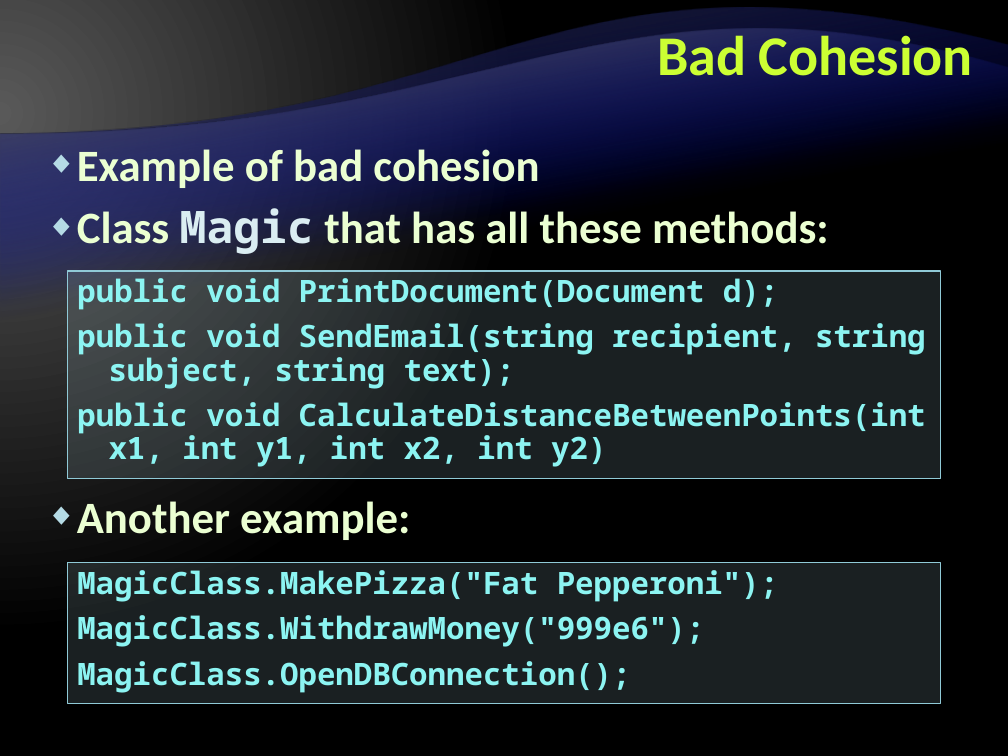
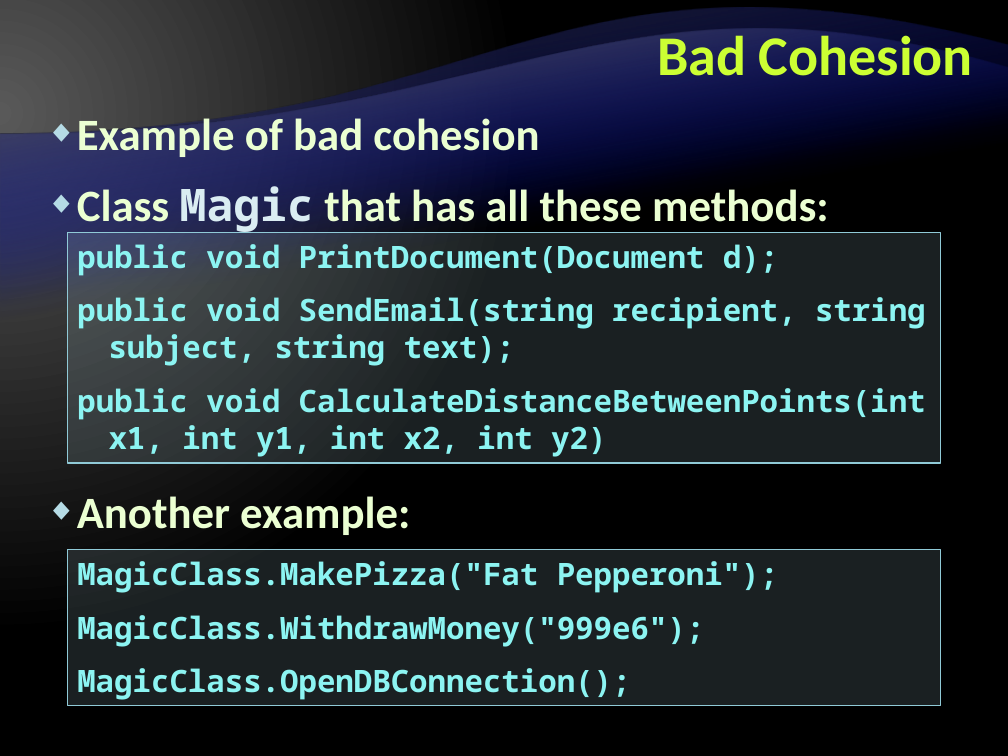
Before and after one commit to Graveheart/aspnetcourse, a slide deck: slide 71 of 2010/lectures/4. Object-Oriented Programming with CSharp.pptx. Drawn at 1008x756 pixels with LibreOffice and Linux fonts; fonts in the diff are those of the drawing; background and template pictures are left out. Boxes give left, top, right and bottom in pixels: in the first picture for what was removed or moved away, otherwise in the second. Text is boxed around its words. In the diff, an @@ line names an element or a change of style, - is before the commit and + after.

```diff
--- a/2010/lectures/4. Object-Oriented Programming with CSharp.pptx
+++ b/2010/lectures/4. Object-Oriented Programming with CSharp.pptx
@@ text "Example of bad cohesion": place and size @@
-text "Example of bad cohesion" at bbox=[77, 149, 829, 540]
+text "Example of bad cohesion" at bbox=[77, 113, 829, 535]
@@ text "Example of bad cohesion" at bbox=[77, 113, 829, 535]: line spacing 0.85 to 1; more space between paragraphs @@
@@ rectangle "public void PrintDocument(Document d);" at bbox=[68, 233, 940, 464]: line spacing 0.9 to 1; more space between paragraphs @@
@@ rectangle "public void PrintDocument(Document d);": place and size @@
-rectangle "public void PrintDocument(Document d);" at bbox=[68, 271, 940, 479]
+rectangle "public void PrintDocument(Document d);" at bbox=[68, 233, 940, 464]
@@ rectangle "MagicClass.MakePizza("Fat Pepperoni");": place and size @@
-rectangle "MagicClass.MakePizza("Fat Pepperoni");" at bbox=[68, 562, 940, 704]
+rectangle "MagicClass.MakePizza("Fat Pepperoni");" at bbox=[68, 549, 940, 706]
@@ rectangle "MagicClass.MakePizza("Fat Pepperoni");" at bbox=[68, 549, 940, 706]: line spacing 0.9 to 1; more space between paragraphs @@
```
Also in this commit, not shown: 54 other slides changed.
